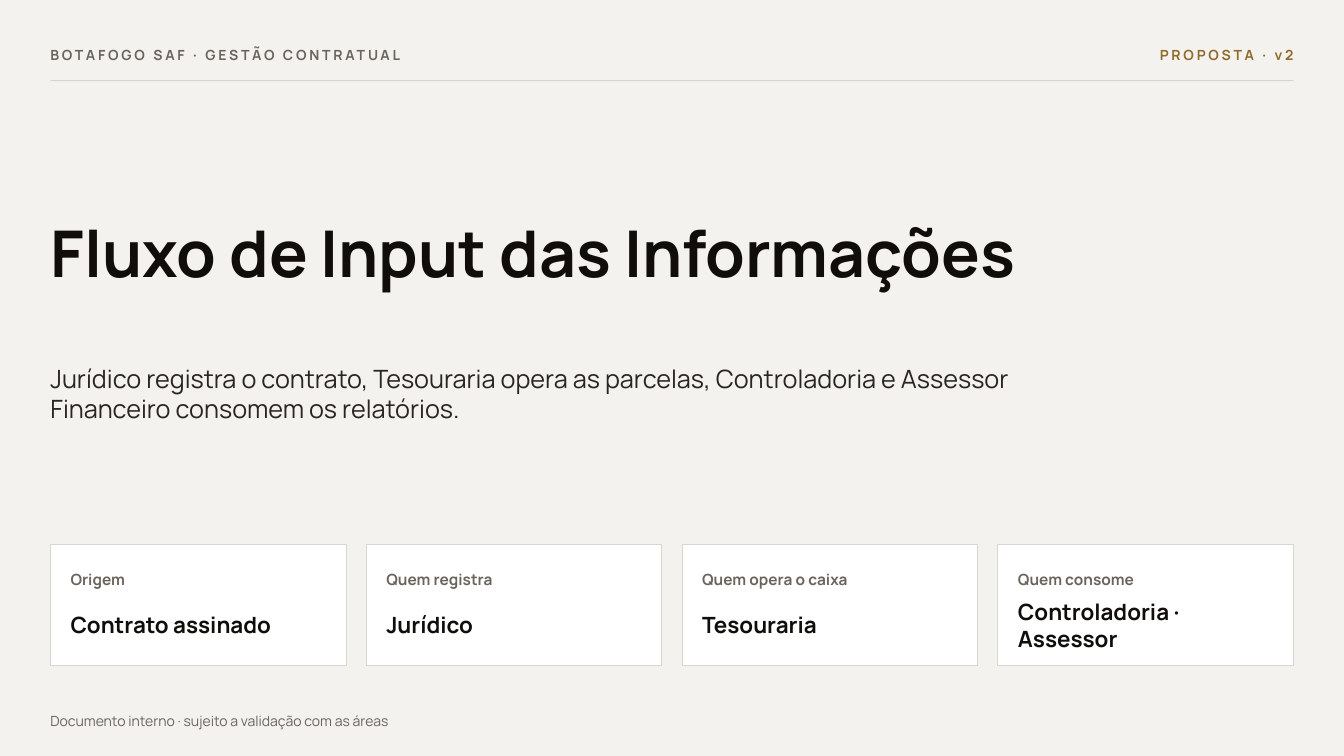
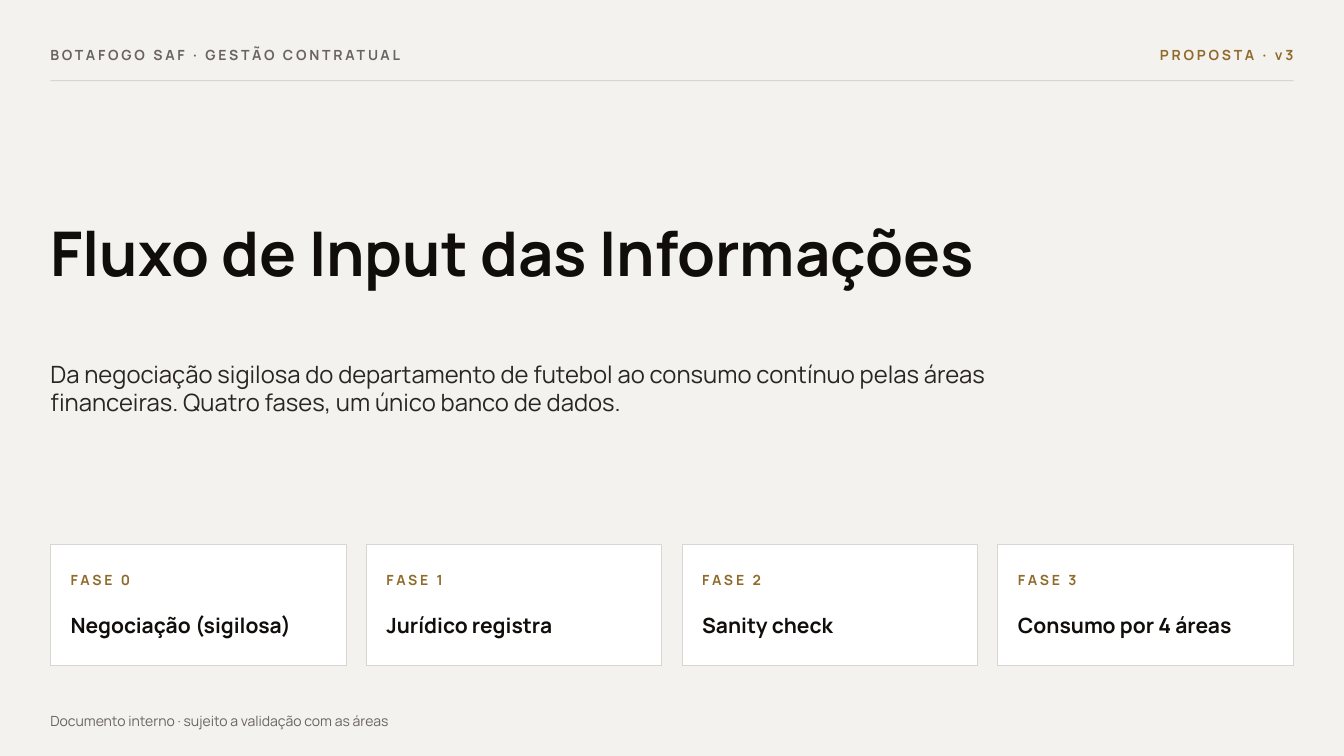
Before and after one commit to thiagoalmeidasafbfr/Glorioso-Contract, a slide deck: slide 1 of fluxo-input-glorioso.pptx. Drawn at 1344x756 pixels with LibreOffice and Linux fonts; fonts in the diff are those of the drawing. Boxes give left, top, right and bottom in pixels: in the first picture for what was removed or moved away, otherwise in the second. Text is boxed around its words. In the diff, an @@ line names an element or a change of style, - is before the commit and + after.

```diff
--- a/fluxo-input-glorioso.pptx
+++ b/fluxo-input-glorioso.pptx
@@ text at (x1=1160, y1=49, x2=1294, y2=60): text changed @@
-PROPOSTA · v2
+PROPOSTA · v3
@@ text "Fluxo de Input das Informações" at (x1=50, y1=228, x2=973, y2=291): size 46 to 44 pt @@
@@ text at (x1=50, y1=364, x2=985, y2=414): text changed; size 18 to 17 pt @@
-Jurídico registra o contrato, Tesouraria opera as parcelas, Controladoria e Assessor Financeiro consomem os relatórios.
+Da negociação sigilosa do departamento de futebol ao consumo contínuo pelas áreas financeiras. Quatro fases, um único banco de dados.
@@ text at (x1=71, y1=574, x2=130, y2=585): text changed; size 11 to 10 pt; text colour #6B645D to #8F6A2A @@
-Origem
+FASE 0
@@ text at (x1=386, y1=574, x2=443, y2=585): text changed; size 11 to 10 pt; text colour #6B645D to #8F6A2A @@
-Quem registra
+FASE 1
@@ text at (x1=702, y1=574, x2=761, y2=585): text changed; size 11 to 10 pt; text colour #6B645D to #8F6A2A @@
-Quem opera o caixa
+FASE 2
@@ text at (x1=1018, y1=574, x2=1076, y2=585): text changed; size 11 to 10 pt; text colour #6B645D to #8F6A2A @@
-Quem consome
+FASE 3
@@ text at (x1=71, y1=615, x2=291, y2=639): text changed; size 16 to 15 pt @@
-Contrato assinado
+Negociação (sigilosa)
@@ text at (x1=386, y1=616, x2=552, y2=639): text changed; size 16 to 15 pt @@
-Jurídico
+Jurídico registra
@@ text at (x1=702, y1=617, x2=833, y2=638): text changed; size 16 to 15 pt @@
-Tesouraria
+Sanity check
@@ text at (x1=1018, y1=616, x2=1231, y2=638): text changed; size 16 to 15 pt @@
-Controladoria · Assessor
+Consumo por 4 áreas
```
Also in this commit, not shown: 5 other slides changed, 1 slide added, 1 slide removed, 1 other file.
